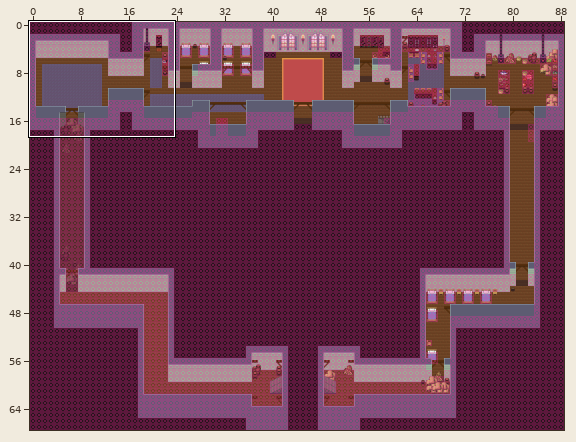
Tiled map -- maps/casern_north.tmx. Above, an overview of the earlier version with the close-up marked.
Close-up. Old version:
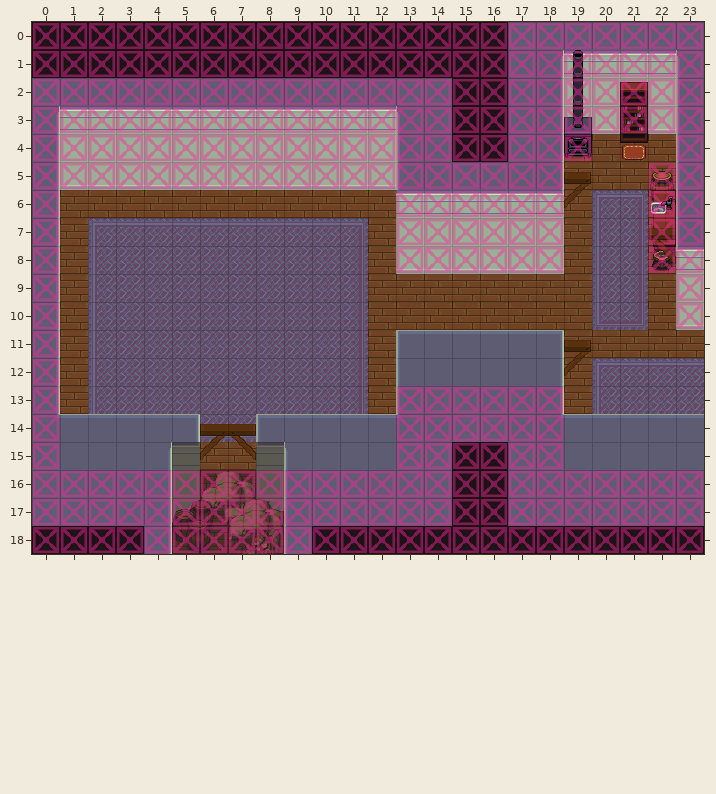
Cells are 32x32 px. Shown: x 0..23, y 0..18. The commit also changed other parts of the map, which this record leaves out.
And afterwards:
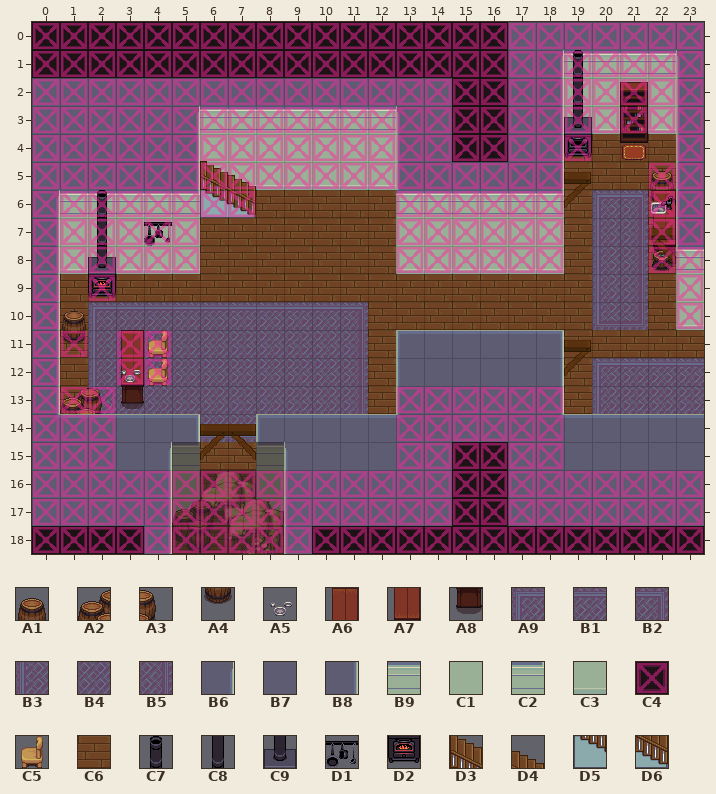
Key: from "barrel": A1 0, A2 2, A3 3, A4 4; from "cabinets": A5 16, A6 63, A7 69, A8 75; from "castlefloors": A9 11, B1 12, B2 13, B3 21, B4 22, B5 23; from "castlewalls": B6 3, B7 14, B8 15, B9 20, C1 38, C2 39, C3 50; from "collision": C4 1; from "country": C5 17; from "inside": C6 40; from "kitchen": C7 0, C8 2, C9 4, D1 5, D2 7; from "stairs": D3 38, D4 39, D5 46, D6 47.
__ is an empty cell, ## one hidden under a higher layer.
See-through tiles are keyed as they look on the map.
From old to new:
layer "Collision" opacity 62% -> 68%
Layer "Ground":
y 7: x 2..11 A9 B1 B1 B1 B1 B1 B1 B1 B1 B2 -> ## ## ## ## C6 C6 C6 C6 C6 C6
y 8: x 2..11 B3 B4 B4 B4 B4 B4 B4 B4 B4 B5 -> ## ## ## ## C6 C6 C6 C6 C6 C6
y 9: x 2..11 B3 B4 B4 B4 B4 B4 B4 B4 B4 B5 -> C6 C6 C6 C6 C6 C6 C6 C6 C6 C6
y 10: x 2..11 B3 B4 B4 B4 B4 B4 B4 B4 B4 B5 -> A9 B1 B1 B1 B1 B1 B1 B1 B1 B2
Layer "Walls":
y 3: x 0..5 B6 B9 B9 B9 B9 B9 -> B7 B7 B7 B7 B7 B6
y 4: x 0..5 B8 C1 C1 C1 C1 C1 -> B7 B7 B7 B7 B7 B8
y 5: x 0..5 B8 C3 C3 C3 C3 C3 -> B7 B7 B7 B7 B7 B8
y 6: x 1..5 __ __ __ __ __ -> B9 B9 B9 B9 C2
y 7: x 1..5 __ __ __ __ __ -> C1 C1 C1 C1 C1
y 8: x 1..5 __ __ __ __ __ -> C3 C3 C3 C3 C3
Layer "Decor":
y 5: x 6..7 __ __ -> D3 D4
y 6: x 2 __ -> C7; x 6..7 __ __ -> D5 D6
y 7: x 2 __ -> C8
y 8: x 2 __ -> C9
y 9: x 2 __ -> D2
y 11: x 1 __ -> A4; x 3..4 __ __ -> A6 C5
y 12: x 3..4 __ __ -> A7 C5
y 13: x 1..3 __ __ __ -> A2 A3 A8
Layer "Decor2":
y 7: x 4 __ -> D1
y 12: x 3 __ -> A5
Layer "Over":
y 10: x 1 __ -> A1
Layer "Collision":
y 6: x 1..7 __ __ __ __ __ __ __ -> C4 C4 C4 C4 C4 C4 C4
y 7..8: x 1..5 __ __ __ __ __ -> C4 C4 C4 C4 C4
y 9: x 2 __ -> C4
y 11: x 1 __ -> C4; x 3..4 __ __ -> C4 C4
y 12: x 3..4 __ __ -> C4 C4
y 13..15: x 1..2 __ __ -> C4 C4
